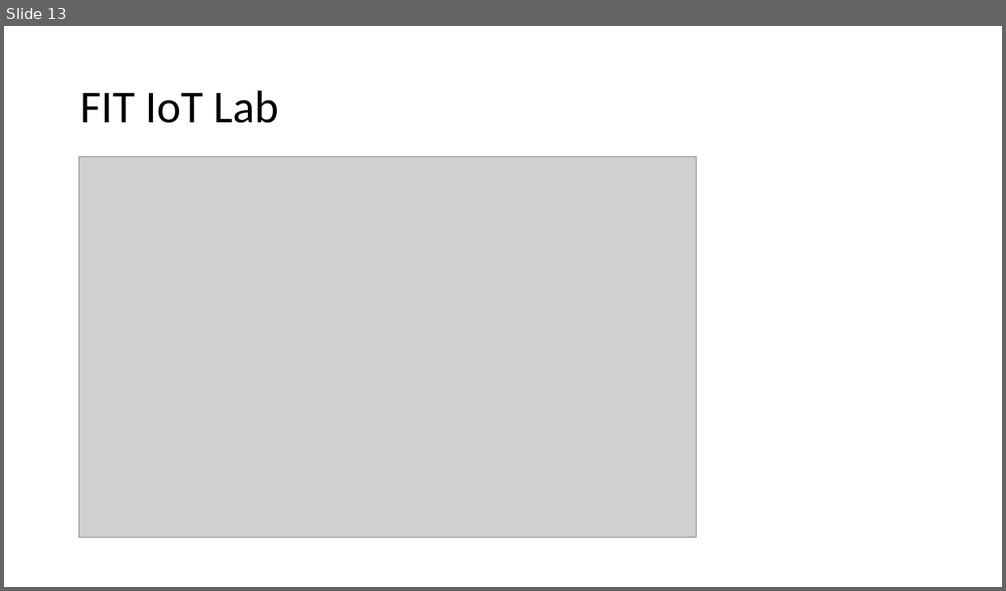
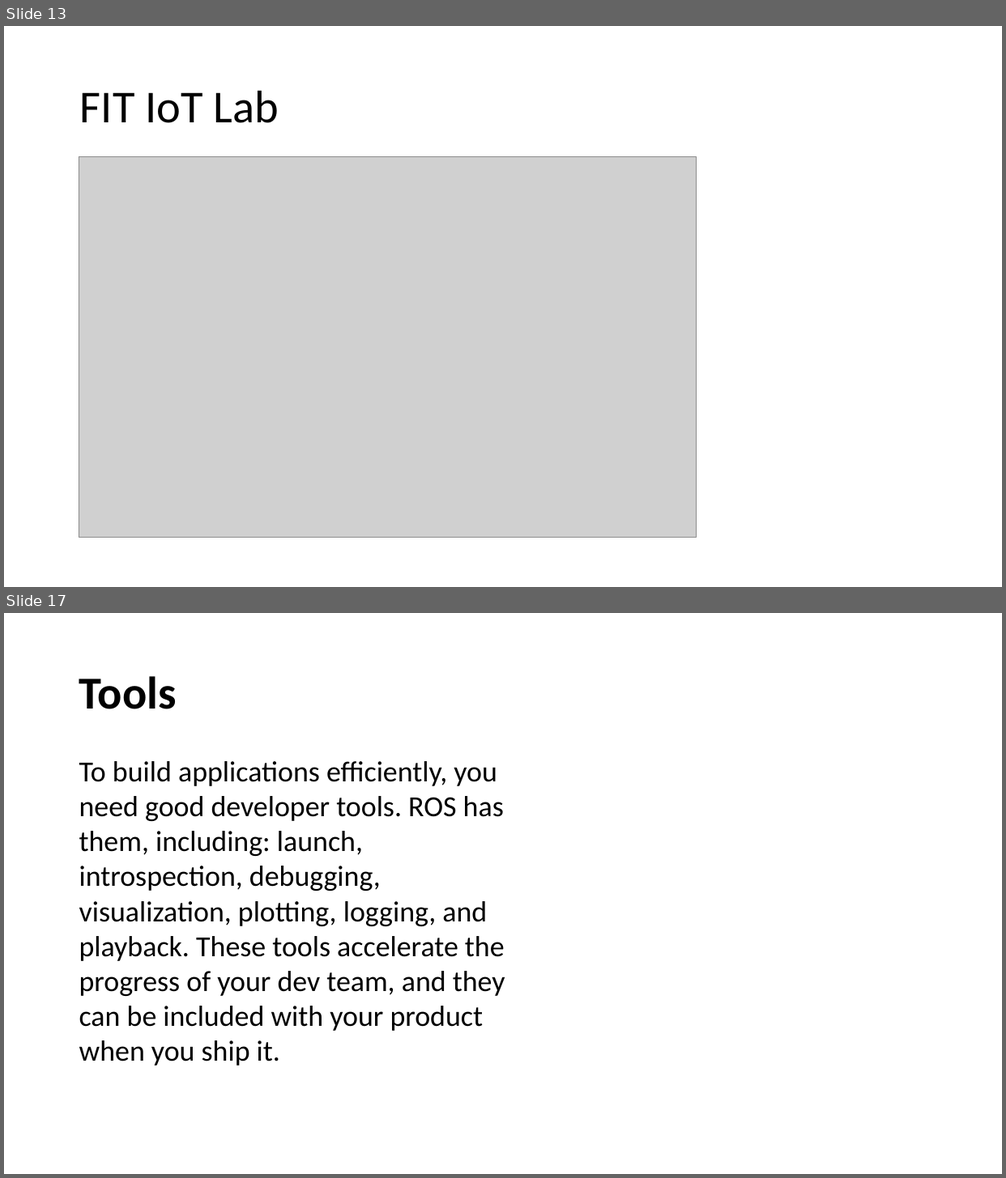
Before and after one commit to dimicom3/NOS, a slide deck: drugi_proj/zephyr.pptx. Shown one above the other, each under a label of ours: slide 13 before the commit, slides 13 and 17 after it; the slides between them are not shown. The pictures are 1006x591 and 1006x1178 pixels, drawn with LibreOffice and Linux fonts; fonts in the diff are those of the drawing; grey boxes stand for pictures. Boxes give left, top, right and bottom in pixels: in the first picture for what was removed or moved away, otherwise in the second. Text is boxed around its words. In the diff, an @@ line names an element or a change of style, - is before the commit and + after.

```diff
--- a/drugi_proj/zephyr.pptx
+++ b/drugi_proj/zephyr.pptx
@@ slide 17 added at [4, 613, 1002, 1174], background #FFFFFF @@
@@ title added at [79, 676, 177, 709], 44 pt, text #000000, bold @@
+Tools
@@ text added at [79, 761, 505, 1066], 28 pt, text #000000 @@
+To build applications efficiently, you need good developer tools. ROS has them, including: launch, introspection, debugging, visualization, plotting, logging, and playback. These tools accelerate the progress of your dev team, and they can be included with your product when you ship it.
```
Also in this commit, not shown: 6 other slides added, 14 other files.
